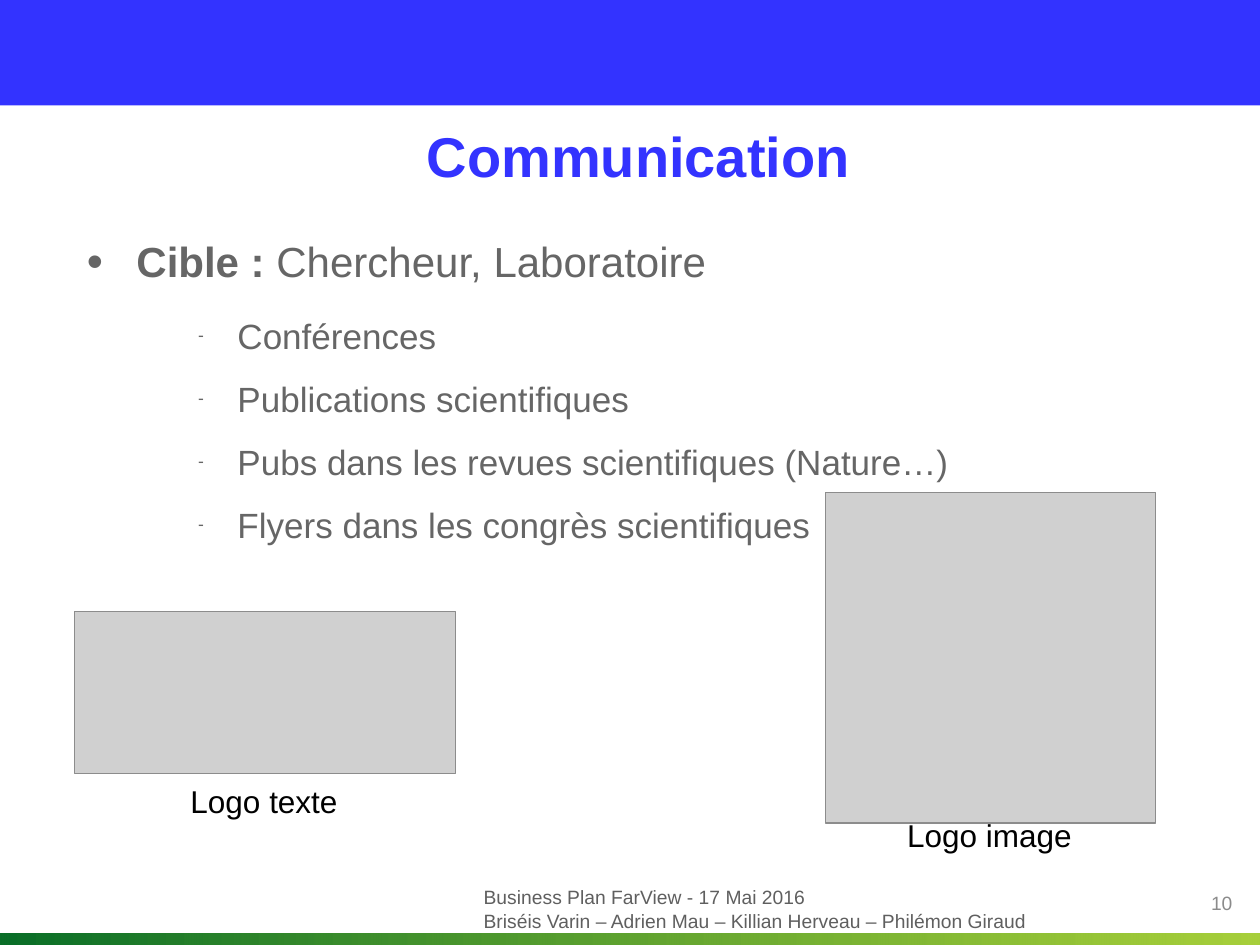
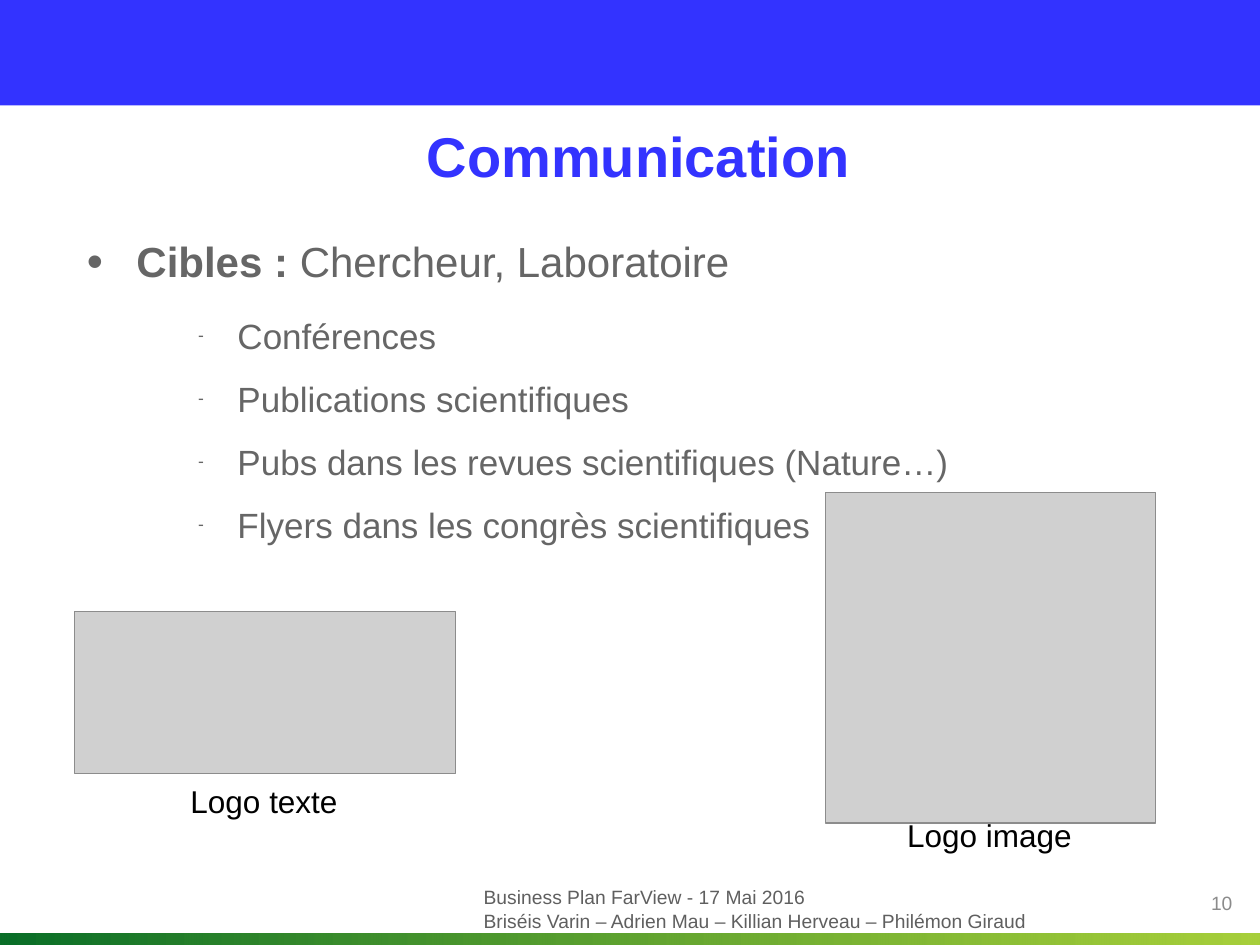
Before and after one commit to Killian-Herveau/PIMS, a slide deck: slide 10 of OppAffaire/Présentation orale/Présentation.pptx. Drawn at 1260x945 pixels with LibreOffice and Linux fonts; fonts in the diff are those of the drawing; grey boxes stand for pictures; background and template pictures are left out. Boxes give left, top, right and bottom in pixels: in the first picture for what was removed or moved away, otherwise in the second. Text is boxed around its words. In the diff, an @@ line names an element or a change of style, - is before the commit and + after.

```diff
--- a/OppAffaire/Présentation orale/Présentation.pptx
+++ b/OppAffaire/Présentation orale/Présentation.pptx
@@ text at bbox=[136, 246, 729, 283]: text changed @@
-• Cible : Chercheur, Laboratoire
+• Cibles : Chercheur, Laboratoire
```
Also in this commit, not shown: 2 other slides changed.
